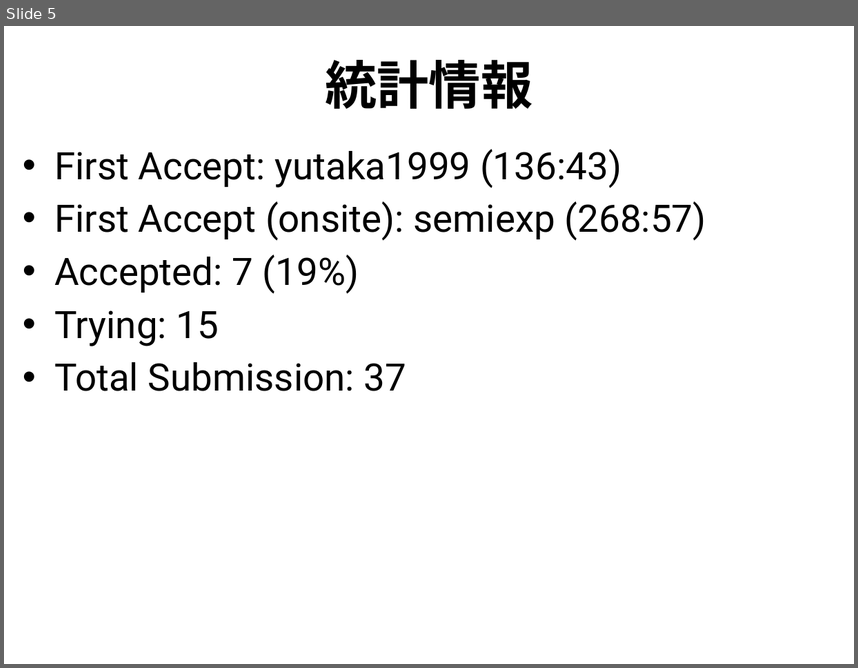
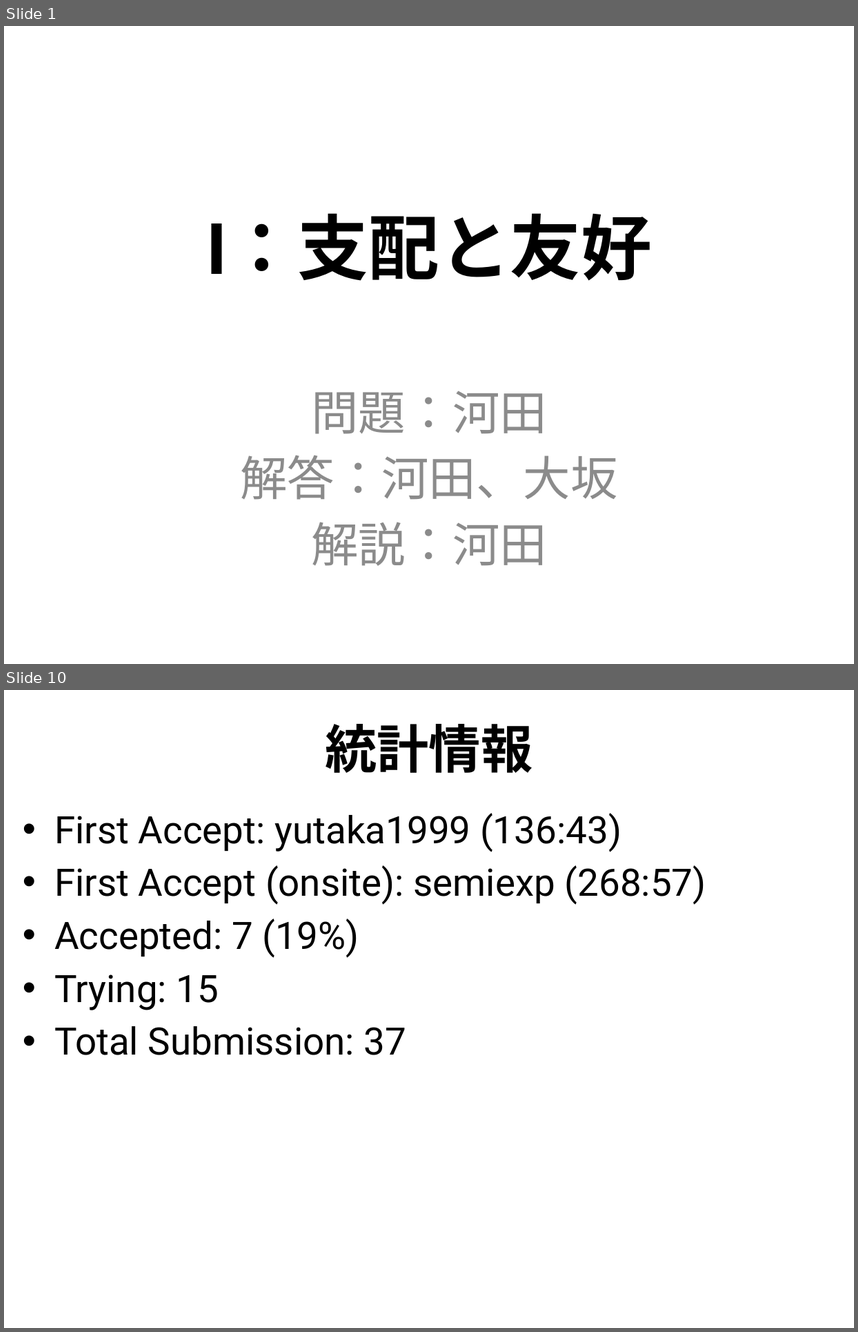
Before and after one commit to utpcjp/utpcjp.github.com, a slide deck: 2013/slides/I.pptx. Shown one above the other, each under a label of ours: slide 5 before the commit, slides 1 and 10 after it; the slides between them are not shown. The pictures are 858x668 and 858x1332 pixels, drawn with LibreOffice and Linux fonts; fonts in the diff are those of the drawing. Boxes give left, top, right and bottom in pixels: in the first picture for what was removed or moved away, otherwise in the second. Text is boxed around its words. In the diff, an @@ line names an element or a change of style, - is before the commit and + after.

```diff
--- a/2013/slides/I.pptx
+++ b/2013/slides/I.pptx
@@ slide 1 added at (x1=4, y1=26, x2=854, y2=664), background #FFFFFF @@
@@ title added at (x1=206, y1=213, x2=652, y2=281), 60 pt, text #000000, bold @@
+I：支配と友好
@@ subtitle added at (x1=240, y1=391, x2=617, y2=566), 40 pt, text #8C8C8C @@
+問題：河田
+解答：河田、大坂
+解説：河田
@@ what was slide 5 is now slide 10 @@
```
Also in this commit, not shown: 3 slides changed, 5 other slides added, 1 slide removed, 6 other files.
